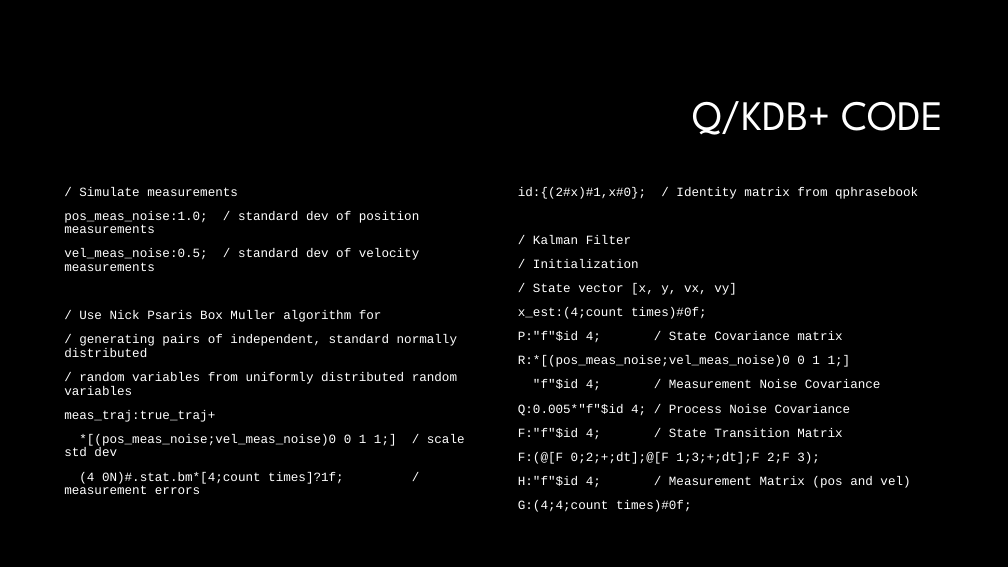
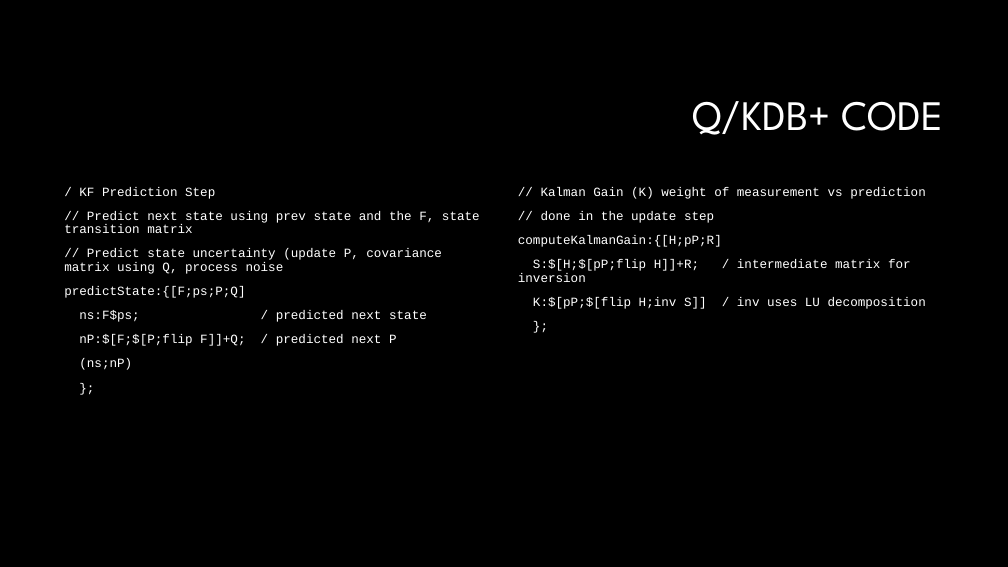
Before and after one commit to markblefevre/presentations, a slide deck: slide 15 of Kalman Filter/KALMAN FILTER FIN 2025.pptx. Drawn at 1008x567 pixels with LibreOffice and Linux fonts; fonts in the diff are those of the drawing; background and template pictures are left out. Boxes give left, top, right and bottom in pixels: in the first picture for what was removed or moved away, otherwise in the second. Text is boxed around its words. In the diff, an @@ line names an element or a change of style, - is before the commit and + after.

Commit message:
Update the Kalmn Filter code

```diff
--- a/Kalman Filter/KALMAN FILTER FIN 2025.pptx
+++ b/Kalman Filter/KALMAN FILTER FIN 2025.pptx
@@ text at bbox=[64, 187, 480, 370]: text changed @@
-/ Simulate measurements
-pos_meas_noise:1.0; / standard dev of position measurements
-vel_meas_noise:0.5; / standard dev of velocity measurements
-/ Use Nick Psaris Box Muller algorithm for
-/ generating pairs of independent, standard normally distributed
-/ random variables from uniformly distributed random variables
-meas_traj:true_traj+
-*[(pos_meas_noise;vel_meas_noise)0 0 1 1;] / scale std dev
-(4 0N)#.stat.bm*[4;count times]?1f; / measurement errors
+/ KF Prediction Step
+// Predict next state using prev state and the F, state transition matrix
+// Predict state uncertainty (update P, covariance matrix using Q, process noise
+predictState:{[F;ps;P;Q]
+ns:F$ps; / predicted next state
+nP:$[F;$[P;flip F]]+Q; / predicted next P
+(ns;nP)
+};
@@ text at bbox=[518, 187, 926, 309]: text changed @@
-id:{(2#x)#1,x#0}; / Identity matrix from qphrasebook
-/ Kalman Filter
-/ Initialization
-/ State vector [x, y, vx, vy]
-x_est:(4;count times)#0f;
-P:"f"$id 4; / State Covariance matrix
-R:*[(pos_meas_noise;vel_meas_noise)0 0 1 1;]
-"f"$id 4; / Measurement Noise Covariance
-Q:0.005*"f"$id 4; / Process Noise Covariance
-F:"f"$id 4; / State Transition Matrix
-F:(@[F 0;2;+;dt];@[F 1;3;+;dt];F 2;F 3);
-H:"f"$id 4; / Measurement Matrix (pos and vel)
-G:(4;4;count times)#0f;
+// Kalman Gain (K) weight of measurement vs prediction
+// done in the update step
+computeKalmanGain:{[H;pP;R]
+S:$[H;$[pP;flip H]]+R; / intermediate matrix for inversion
+K:$[pP;$[flip H;inv S]] / inv uses LU decomposition
+};
```
Also in this commit, not shown: 2 other slides changed, 1 slide removed.
